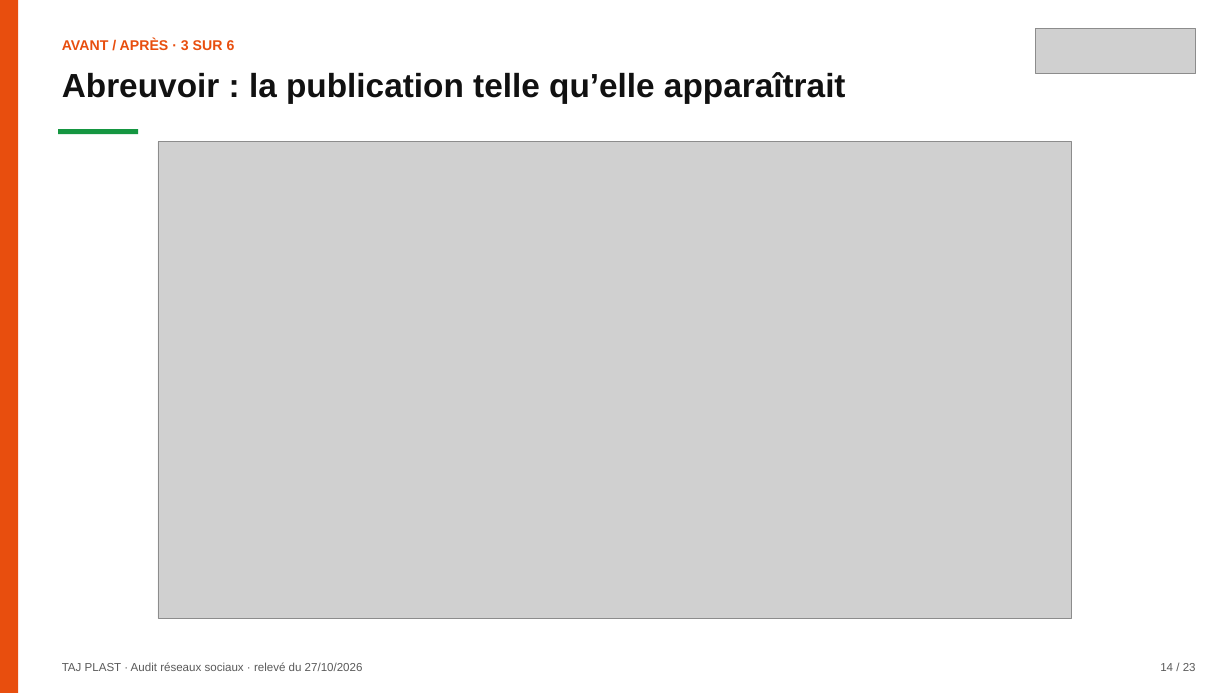
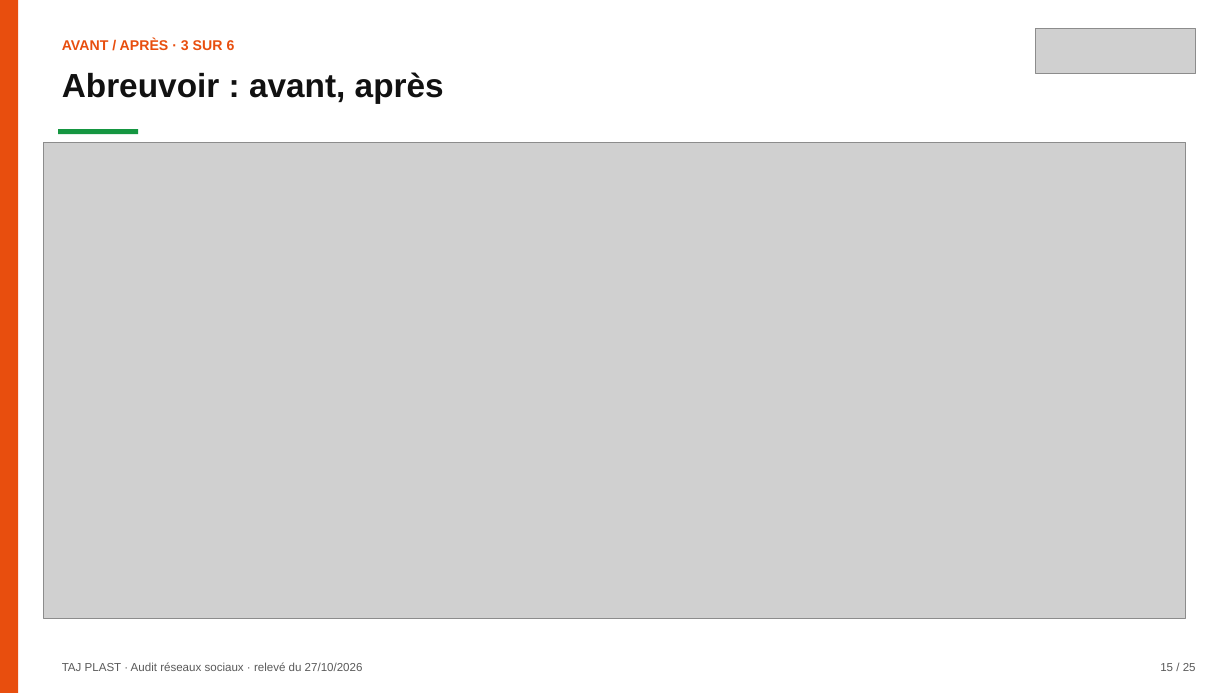
Before and after one commit to leslita06/fatima-unifood-fictif, a slide deck: slide 15 of tmp-tj/261028_tajplast_audit-reseaux-sociaux_v2.pptx (slide 14 before the commit). Drawn at 1232x693 pixels with LibreOffice and Linux fonts; fonts in the diff are those of the drawing; grey boxes stand for pictures. Boxes give left, top, right and bottom in pixels: in the first picture for what was removed or moved away, otherwise in the second. Text is boxed around its words. In the diff, an @@ line names an element or a change of style, - is before the commit and + after.

```diff
--- a/tmp-tj/261028_tajplast_audit-reseaux-sociaux_v2.pptx
+++ b/tmp-tj/261028_tajplast_audit-reseaux-sociaux_v2.pptx
@@ text at [62,72,444,103]: text changed @@
-Abreuvoir : la publication telle qu’elle apparaîtrait
+Abreuvoir : avant, après
@@ picture: place and size @@
-picture at [158,142,1072,619]
+picture at [43,142,1186,618]
@@ text at [1160,663,1196,671]: text changed @@
-14 / 23
+15 / 25
```
Also in this commit, not shown: 23 other slides changed, 1 slide added.
